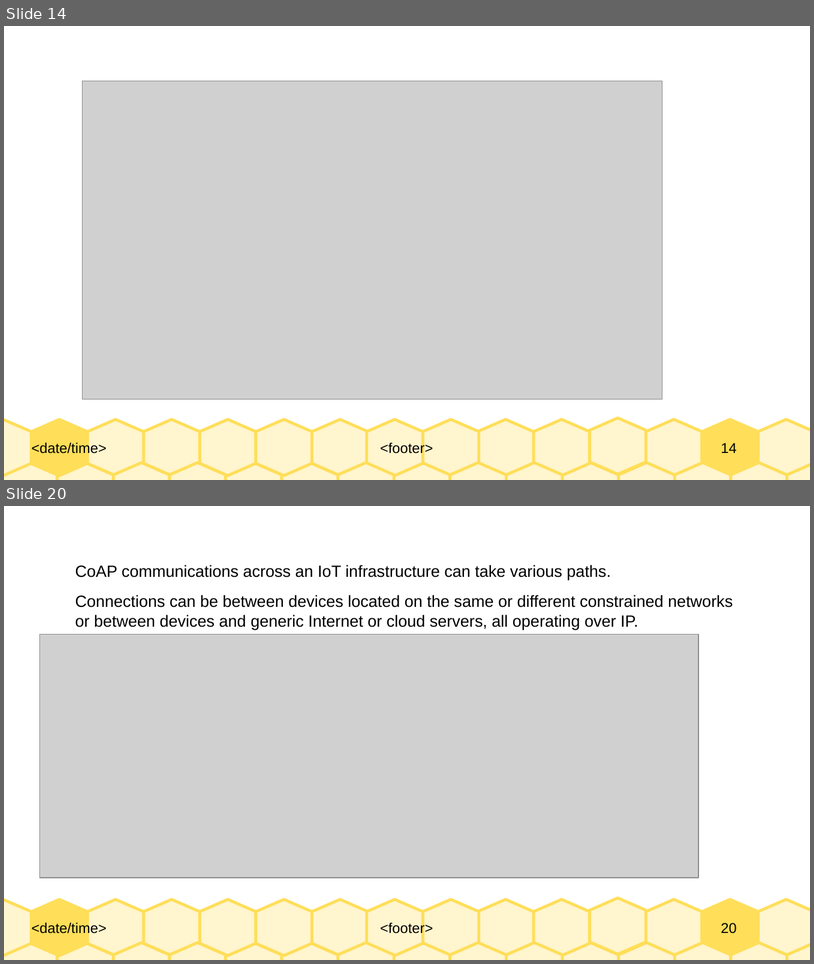
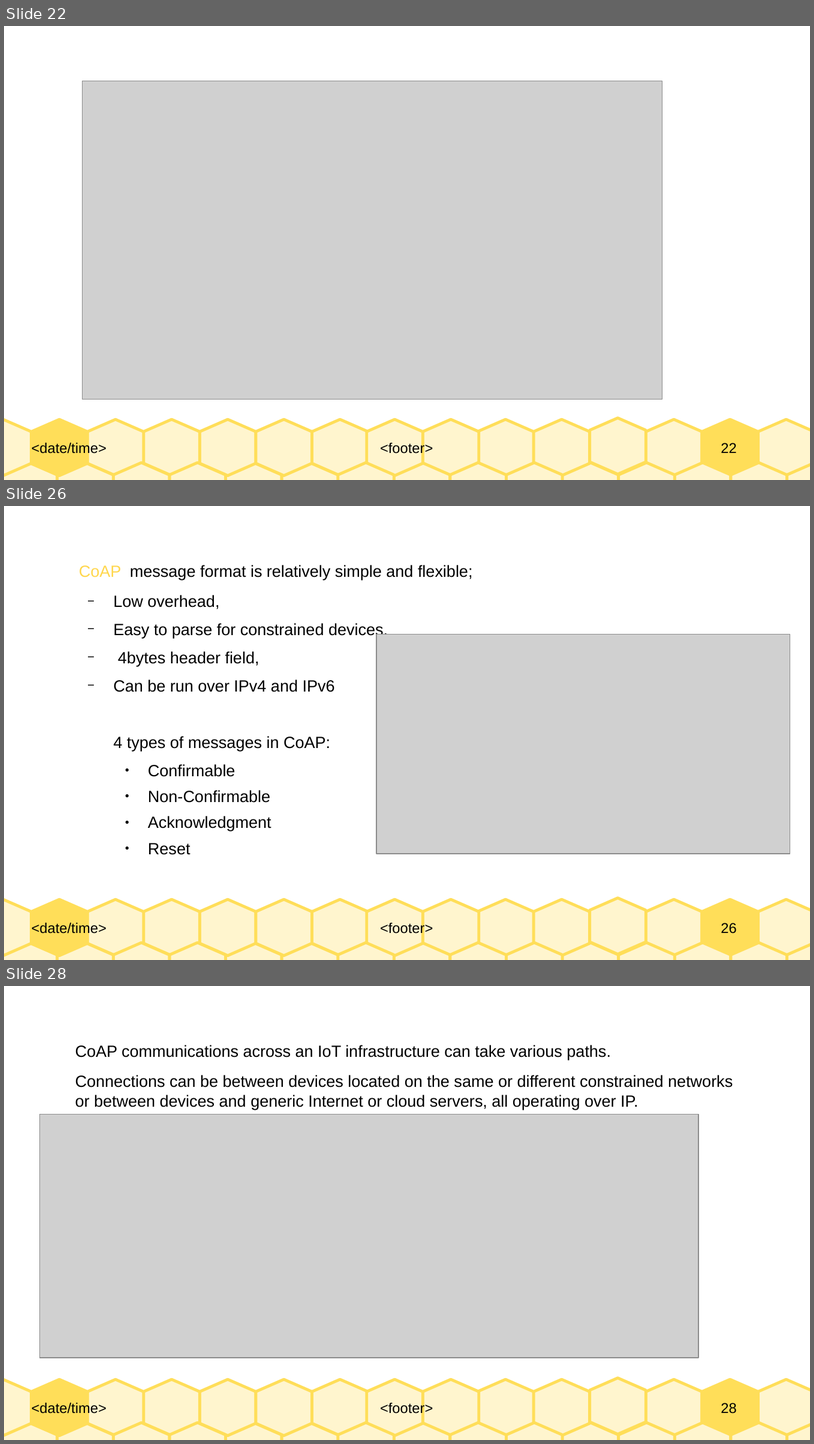
Before and after one commit to Dihfahsih1/Masters-Software-Engineering, a slide deck: yr-sem1/IoT/chapter-6-slides.odp. Shown one above the other, each under a label of ours: slides 14 and 20 before the commit, slides 22, 26 and 28 after it; the slides between them are not shown. The pictures are 814x964 and 814x1444 pixels, drawn with LibreOffice and Linux fonts; fonts in the diff are those of the drawing; grey boxes stand for pictures. Boxes give left, top, right and bottom in pixels: in the first picture for what was removed or moved away, otherwise in the second. Text is boxed around its words. In the diff, an @@ line names an element or a change of style, - is before the commit and + after.

```diff
--- a/yr-sem1/IoT/chapter-6-slides.odp
+++ b/yr-sem1/IoT/chapter-6-slides.odp
@@ slide 26 added at <box>4,506,810,960</box>, background #FFFFFF; not listed: 33 template elements that a slide beside it also shows @@
@@ text added at <box>79,565,473,855</box>, 16 pt, text #000000 @@
+CoAP message format is relatively simple and flexible;
+  − Low overhead,
+  − Easy to parse for constrained devices,
+  − 4bytes header field,
+  − Can be run over IPv4 and IPv6
+  4 types of messages in CoAP:
+    ● Confirmable
+    ● Non-Confirmable
+    ● Acknowledgment
+    ● Reset
@@ picture added at <box>377,634,791,853</box> @@
@@ what was slide 14 is now slide 22 @@
@@ page number at <box>721,442,737,453</box>: text changed @@
-14
+22
@@ what was slide 20 is now slide 28 @@
@@ page number at <box>721,1402,737,1413</box>: text changed @@
-20
+28
```
Also in this commit, not shown: 11 slides changed, 14 other slides added, 5 slides removed, 6 other files.
